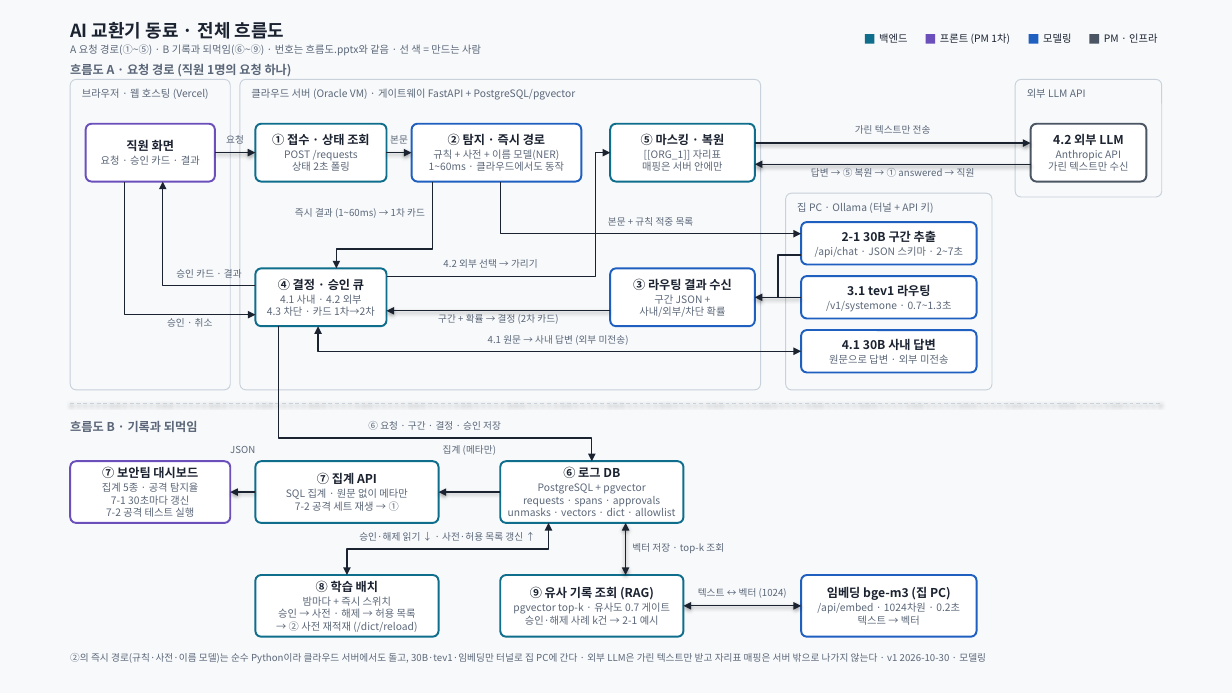
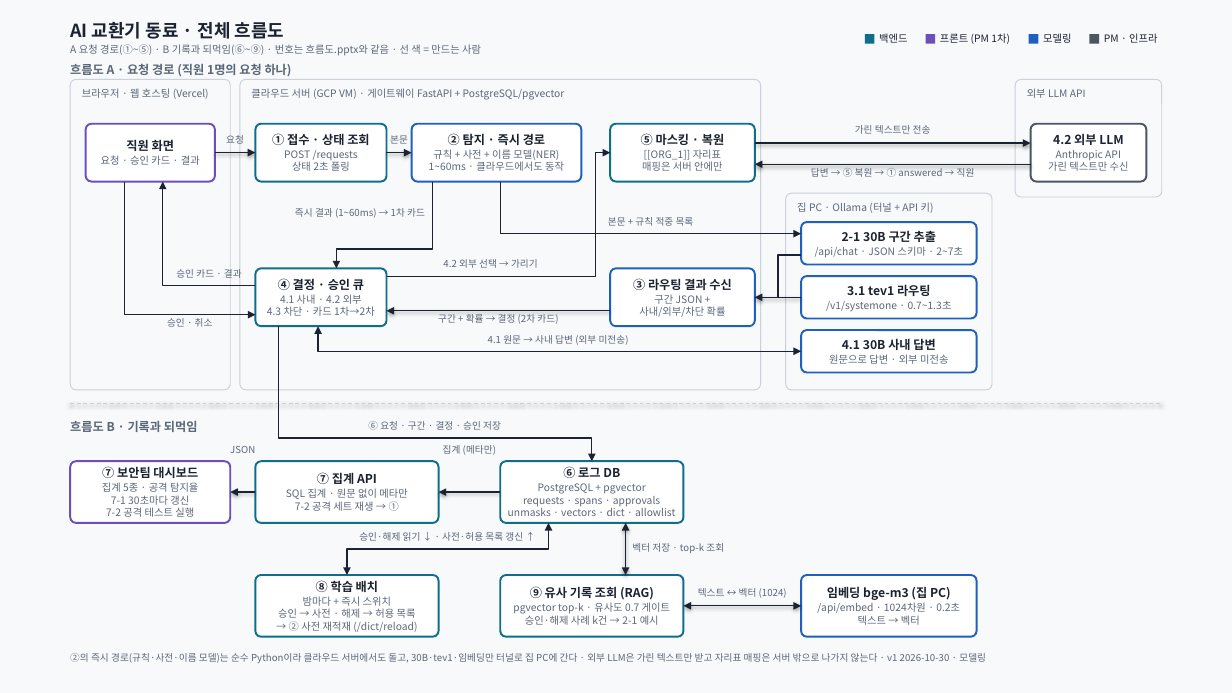
Before and after one commit to woowangthon/WOOWANGTHON_TEAM_03_AI, a slide deck: slide 1 of docs/전체 흐름도 v1 (2026-10-30).pptx. Drawn at 1232x693 pixels with LibreOffice and Linux fonts; fonts in the diff are those of the drawing. Boxes give left, top, right and bottom in pixels: in the first picture for what was removed or moved away, otherwise in the second. Text is boxed around its words. In the diff, an @@ line names an element or a change of style, - is before the commit and + after.

```diff
--- a/docs/전체 흐름도 v1 (2026-10-30).pptx
+++ b/docs/전체 흐름도 v1 (2026-10-30).pptx
@@ text at <box>251,88,565,100</box>: text changed @@
-클라우드 서버 (Oracle VM) · 게이트웨이 FastAPI + PostgreSQL/pgvector
+클라우드 서버 (GCP VM) · 게이트웨이 FastAPI + PostgreSQL/pgvector
```
Also in this commit, not shown: 31 other files.
